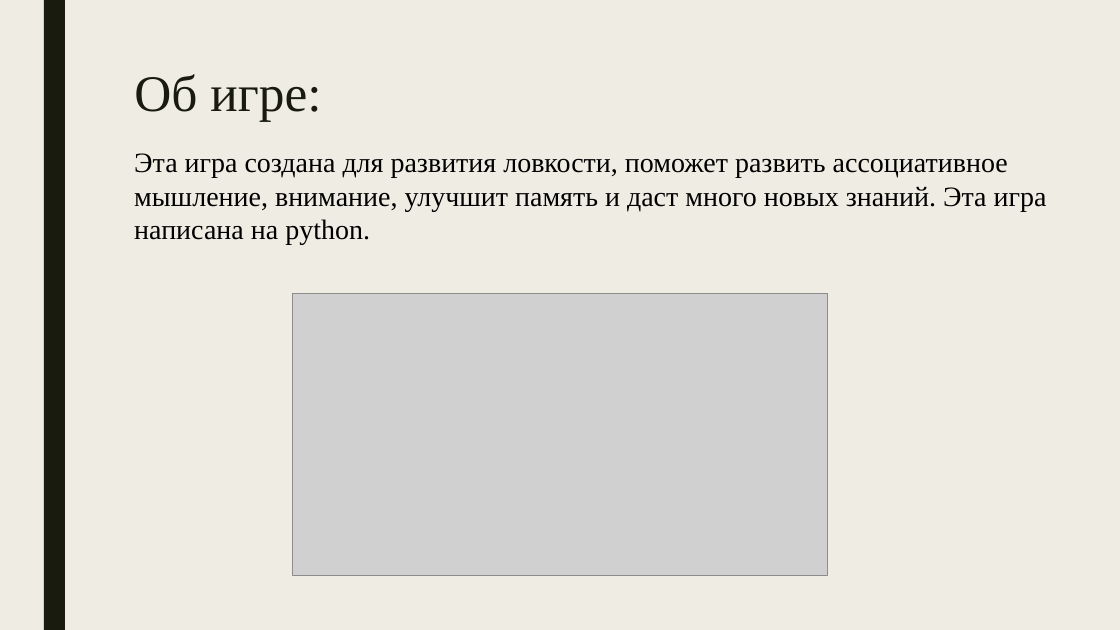
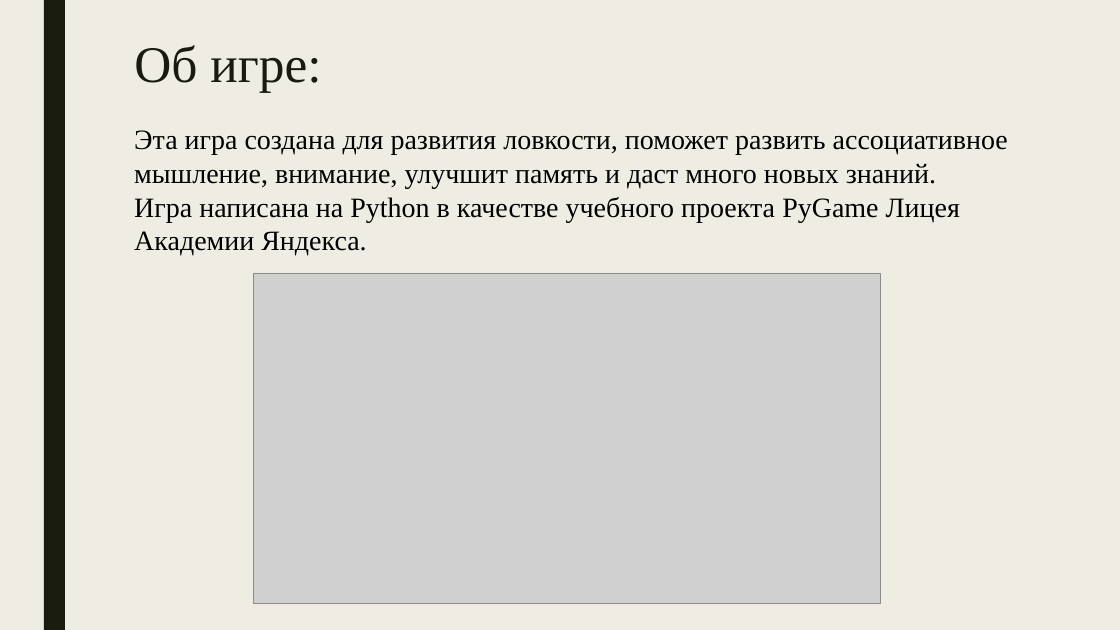
Before and after one commit to delyunchik/pygame, a slide deck: slide 2 of __doc/Winx.pptx. Drawn at 1120x630 pixels with LibreOffice and Linux fonts; fonts in the diff are those of the drawing; grey boxes stand for pictures. Boxes give left, top, right and bottom in pixels: in the first picture for what was removed or moved away, otherwise in the second. Text is boxed around its words. In the diff, an @@ line names an element or a change of style, - is before the commit and + after.

```diff
--- a/__doc/Winx.pptx
+++ b/__doc/Winx.pptx
@@ title "Об игре:": place and size @@
-title "Об игре:" at <box>134,74,321,121</box>
+title "Об игре:" at <box>134,45,321,92</box>
@@ text at <box>134,130,1008,256</box>: text changed @@
-Эта игра создана для развития ловкости, поможет развить ассоциативное мышление, внимание, улучшит память и даст много новых знаний. Эта игра написана на python.
+Эта игра создана для развития ловкости, поможет развить ассоциативное мышление, внимание, улучшит память и даст много новых знаний.
+Игра написана на Python в качестве учебного проекта PyGame Лицея Академии Яндекса.
@@ picture: place and size @@
-picture at <box>292,293,828,576</box>
+picture at <box>254,274,880,603</box>
```
Also in this commit, not shown: 3 other slides changed, 2 slides added, 1 slide removed, 1 other file.
